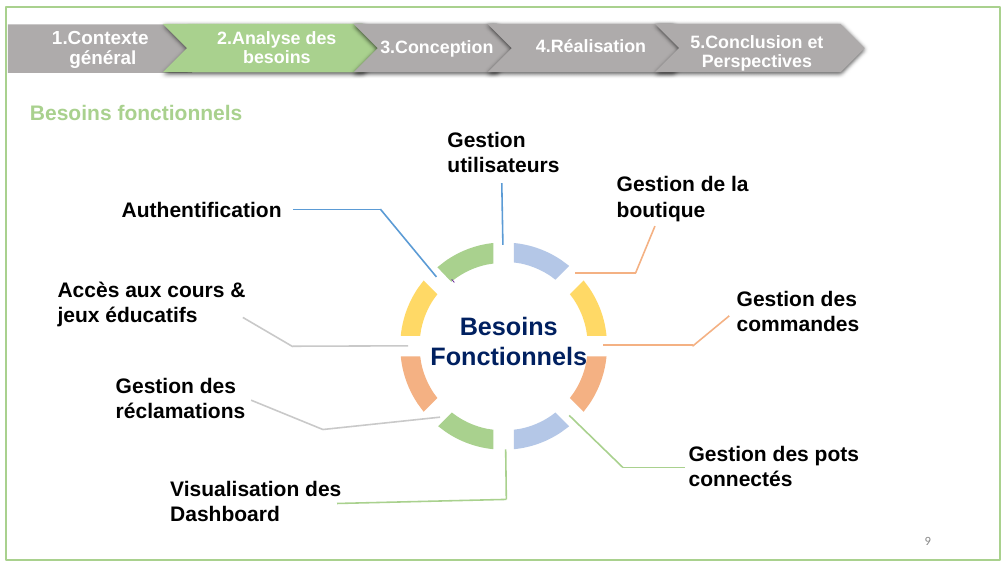
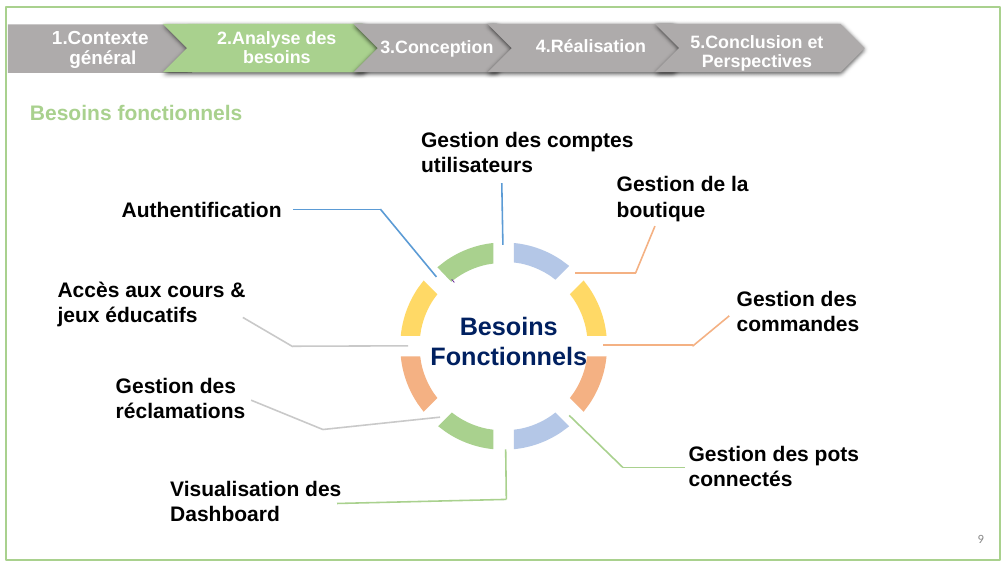
Before and after one commit to oussema1-hub/Rapport-Conception, a slide deck: slide 11 of presentation.pptx. Drawn at 1008x567 pixels with LibreOffice and Linux fonts; fonts in the diff are those of the drawing. Boxes give left, top, right and bottom in pixels: in the first picture for what was removed or moved away, otherwise in the second. Text is boxed around its words. In the diff, an @@ line names an element or a change of style, - is before the commit and + after.

```diff
--- a/presentation.pptx
+++ b/presentation.pptx
@@ text at (421, 131, 633, 173): text changed @@
-Gestion utilisateurs
+Gestion des comptes utilisateurs
@@ text "9": place and size @@
-text "9" at (925, 537, 931, 545)
+text "9" at (978, 535, 984, 543)
```
Also in this commit, not shown: 35 other slides changed, 1 other file.
